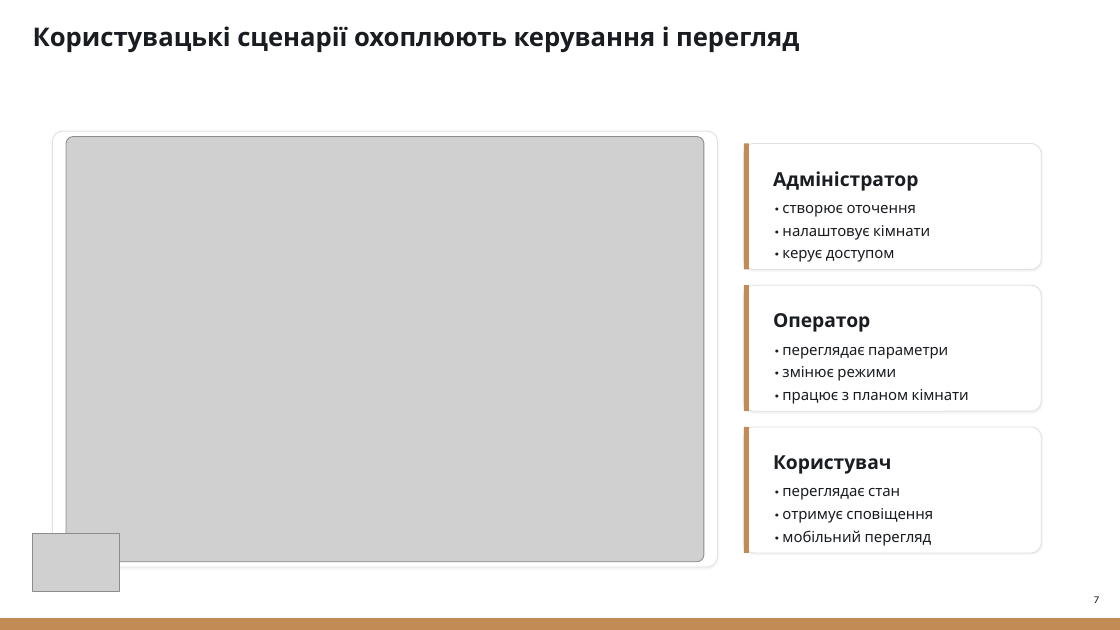
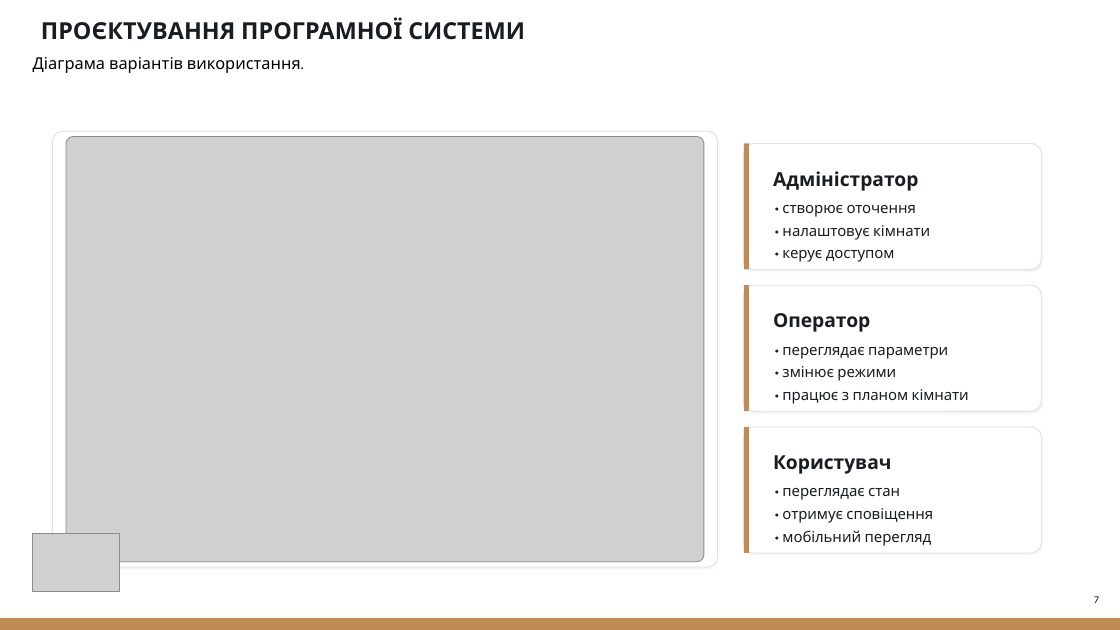
Before and after one commit to NureKhyzhniakDmytro/2026_B_PI_PZPI-22-10_Khyzhniak_D_S, a slide deck: slide 7 of 2026_Б_ПІ_ПЗПІ-22-10_Хижняк_Д_С.pptx. Drawn at 1120x630 pixels with LibreOffice and Linux fonts; fonts in the diff are those of the drawing; grey boxes stand for pictures. Boxes give left, top, right and bottom in pixels: in the first picture for what was removed or moved away, otherwise in the second. Text is boxed around its words. In the diff, an @@ line names an element or a change of style, - is before the commit and + after.

```diff
--- a/2026_Б_ПІ_ПЗПІ-22-10_Хижняк_Д_С.pptx
+++ b/2026_Б_ПІ_ПЗПІ-22-10_Хижняк_Д_С.pptx
@@ text removed at [33,26,799,52] @@
-Користувацькі сценарії охоплюють керування і перегляд
@@ text added at [41,18,525,40], 20 pt, text #191C20, bold @@
+ПРОЄКТУВАННЯ ПРОГРАМНОЇ СИСТЕМИ
@@ text added at [33,57,301,73], 14 pt, text #000000 @@
+Діаграма варіантів використання.
```
Also in this commit, not shown: 11 other slides changed, 7 slides added, 2 slides removed.
